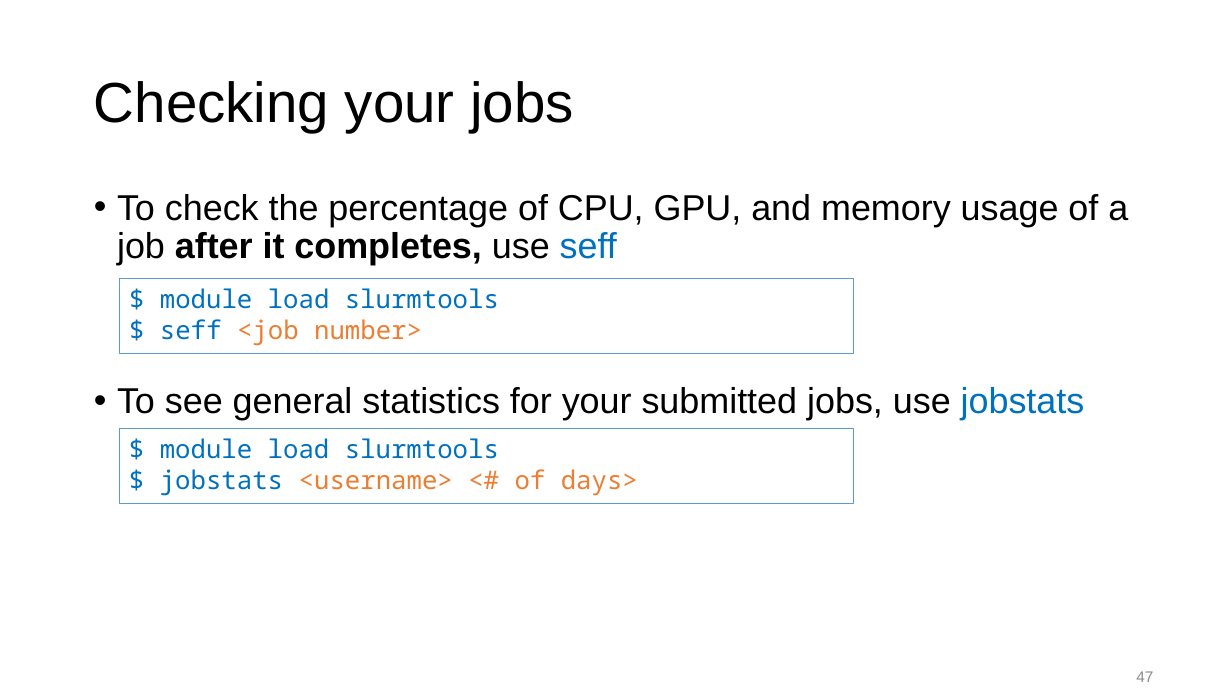
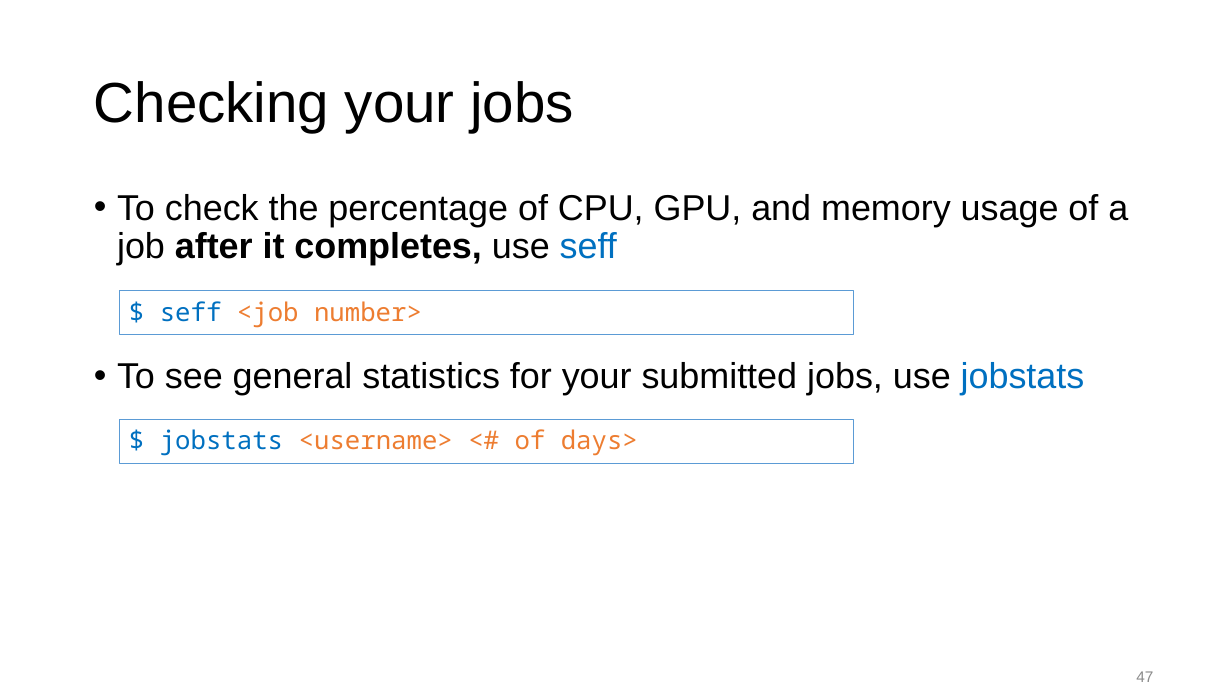
Before and after one commit to ResearchComputing/Getting_Started_With_Research_Computing, a slide deck: slide 47 of Command_Line_And_Job_Scheduling.pptx. Drawn at 1232x693 pixels with LibreOffice and Linux fonts; fonts in the diff are those of the drawing; background and template pictures are left out. Boxes give left, top, right and bottom in pixels: in the first picture for what was removed or moved away, otherwise in the second. Text is boxed around its words. In the diff, an @@ line names an element or a change of style, - is before the commit and + after.

```diff
--- a/Command_Line_And_Job_Scheduling.pptx
+++ b/Command_Line_And_Job_Scheduling.pptx
@@ text "To check the percentage of ..." rewrapped from <box>117,194,1128,420</box> to <box>117,194,1128,395</box> @@
@@ rectangle "$ seff <job number>": place and size @@
-rectangle "$ seff <job number>" at <box>120,279,854,354</box>
+rectangle "$ seff <job number>" at <box>120,291,854,335</box>
@@ text in rectangle at <box>160,288,499,309</box>: paragraph removed @@
-$ module load slurmtools
@@ rectangle "$ jobstats <username> <# of ...": place and size @@
-rectangle "$ jobstats <username> <# of ..." at <box>120,429,854,504</box>
+rectangle "$ jobstats <username> <# of ..." at <box>120,420,854,464</box>
@@ text in rectangle at <box>160,438,499,459</box>: paragraph removed @@
-$ module load slurmtools
```
Also in this commit, not shown: 7 other slides changed, 1 other file.
